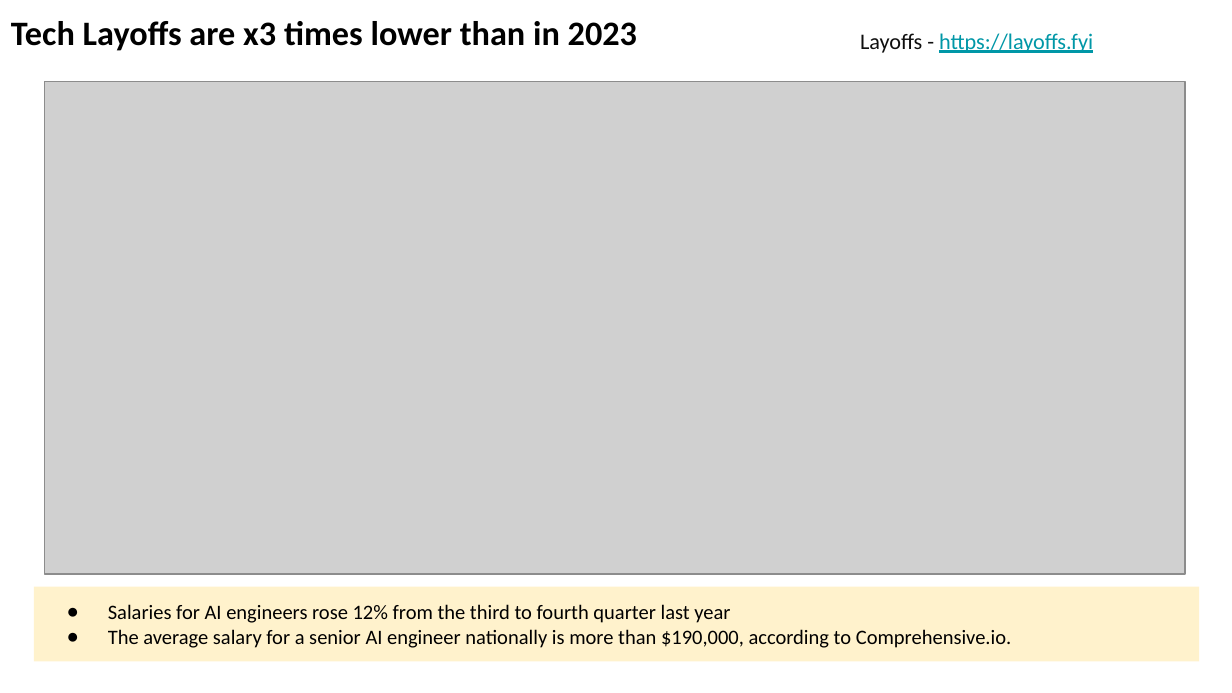
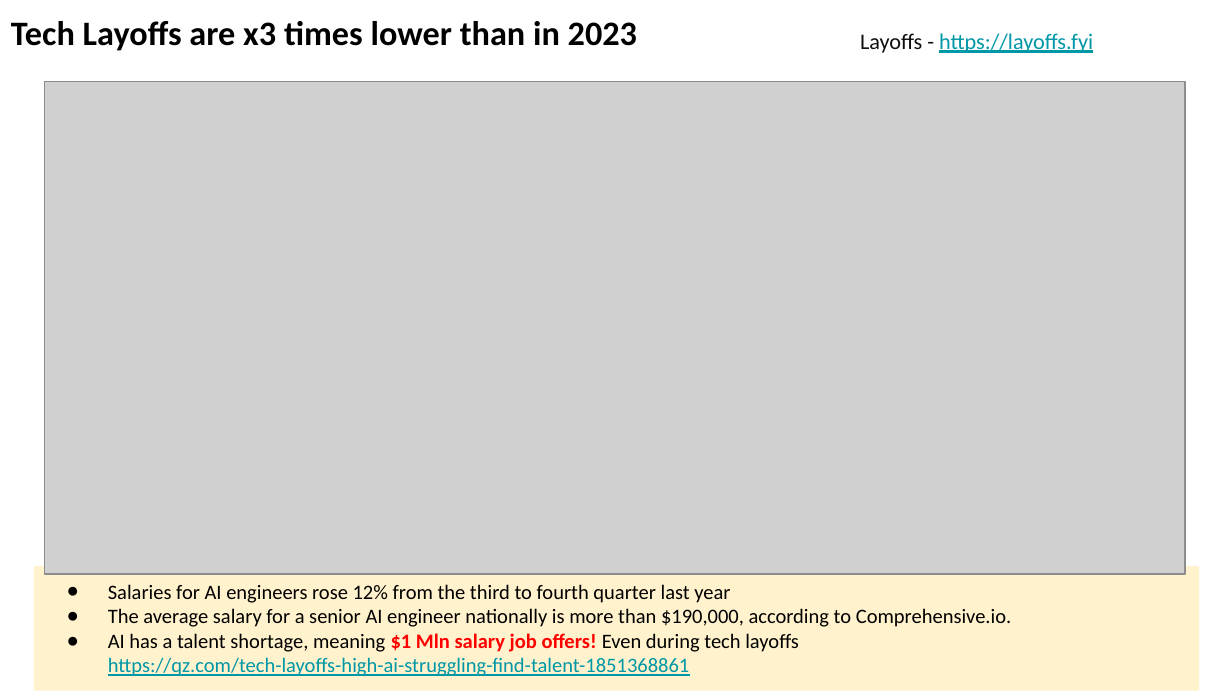
Before and after one commit to lselector/seminar, a slide deck: slide 21 of 2024/2024-03-29-AI-Updates.pptx (slide 18 before the commit). Drawn at 1232x693 pixels with LibreOffice and Linux fonts; fonts in the diff are those of the drawing; grey boxes stand for pictures. Boxes give left, top, right and bottom in pixels: in the first picture for what was removed or moved away, otherwise in the second. Text is boxed around its words. In the diff, an @@ line names an element or a change of style, - is before the commit and + after.

```diff
--- a/2024/2024-03-29-AI-Updates.pptx
+++ b/2024/2024-03-29-AI-Updates.pptx
@@ text "Salaries for AI engineers rose ...": place and size @@
-text "Salaries for AI engineers rose ..." at (34, 586, 1200, 662)
+text "Salaries for AI engineers rose ..." at (108, 584, 1011, 676)
@@ text at (108, 633, 799, 676): paragraph added @@
+● AI has a talent shortage, meaning $1 Mln salary job offers! Even during tech layoffs
+  https://qz.com/tech-layoffs-high-ai-struggling-find-talent-1851368861
```
Also in this commit, not shown: 4 other slides changed, 3 slides added, 1 slide removed.
